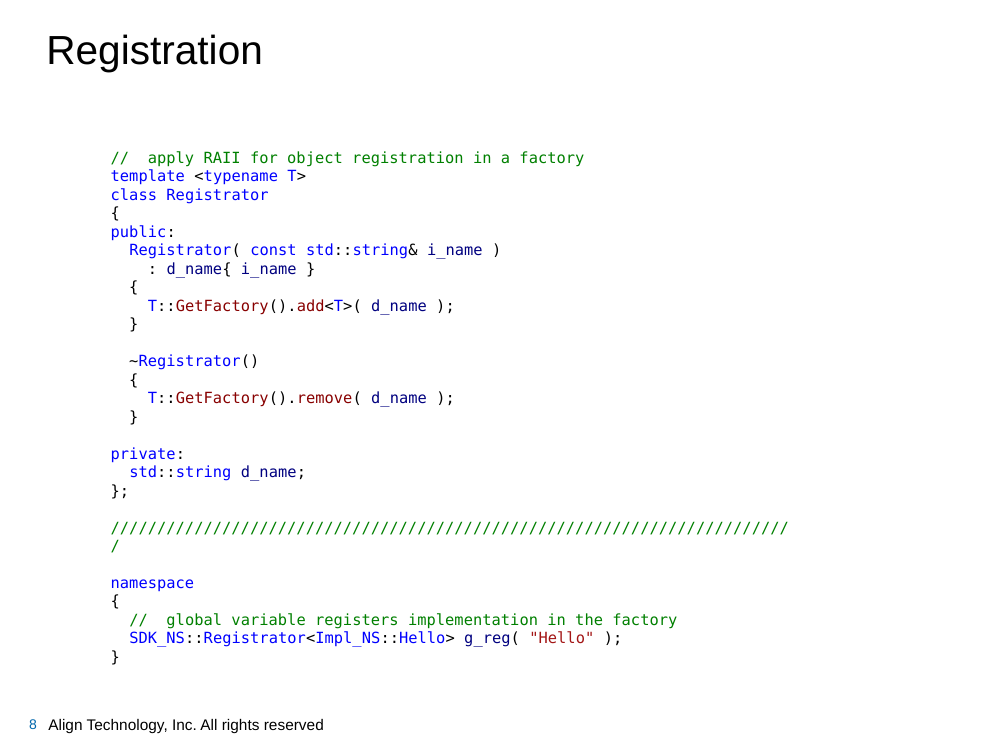
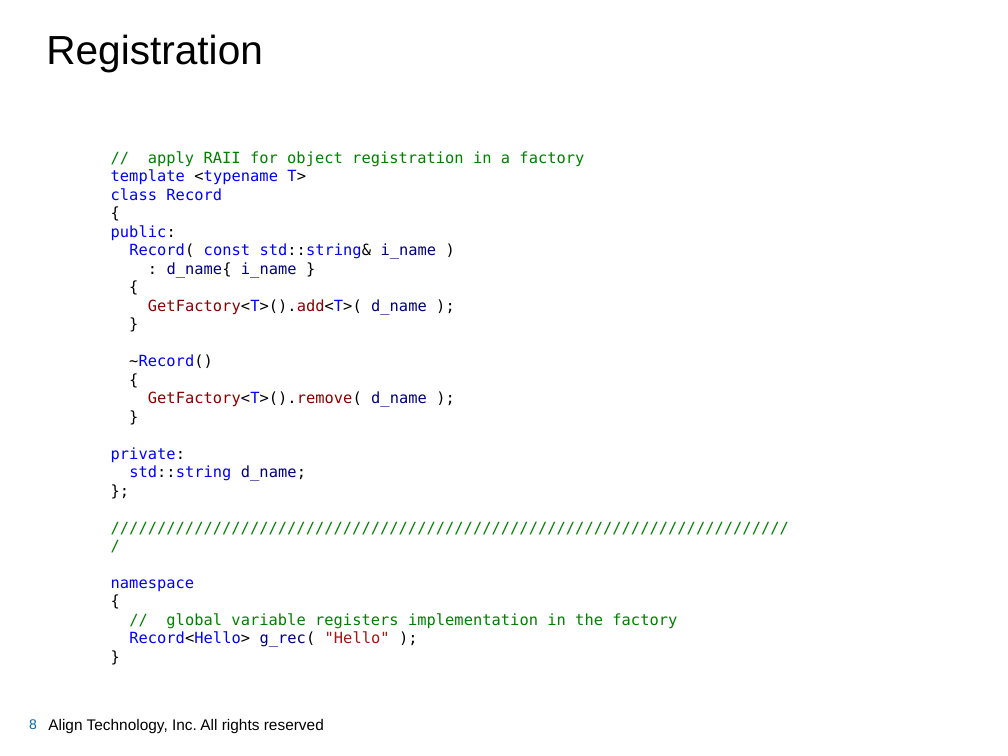
Before and after one commit to garlyon/MeetUp, a slide deck: slide 8 of Factory/Factory.pptx. Drawn at 1008x756 pixels with LibreOffice and Linux fonts; fonts in the diff are those of the drawing; background and template pictures are left out. Boxes give left, top, right and bottom in pixels: in the first picture for what was removed or moved away, otherwise in the second. Text is boxed around its words. In the diff, an @@ line names an element or a change of style, - is before the commit and + after.

Commit message:
updated to presentation

```diff
--- a/Factory/Factory.pptx
+++ b/Factory/Factory.pptx
@@ text at (x1=111, y1=188, x2=222, y2=201): text changed @@
-class Registrator
+class Record
@@ text at (x1=129, y1=243, x2=437, y2=259): text changed @@
-Registrator( const std::string& i_name )
+Record( const std::string& i_name )
@@ text at (x1=148, y1=299, x2=427, y2=315): text changed @@
-T::GetFactory().add<T>( d_name );
+GetFactory<T>().add<T>( d_name );
@@ text at (x1=129, y1=354, x2=213, y2=368): text changed @@
-~Registrator()
+~Record()
@@ text at (x1=148, y1=391, x2=427, y2=407): text changed @@
-T::GetFactory().remove( d_name );
+GetFactory<T>().remove( d_name );
@@ text at (x1=129, y1=631, x2=390, y2=647): text changed @@
-SDK_NS::Registrator<Impl_NS::Hello> g_reg( "Hello" );
+Record<Hello> g_rec( "Hello" );
```
Also in this commit, not shown: 5 other slides changed.
